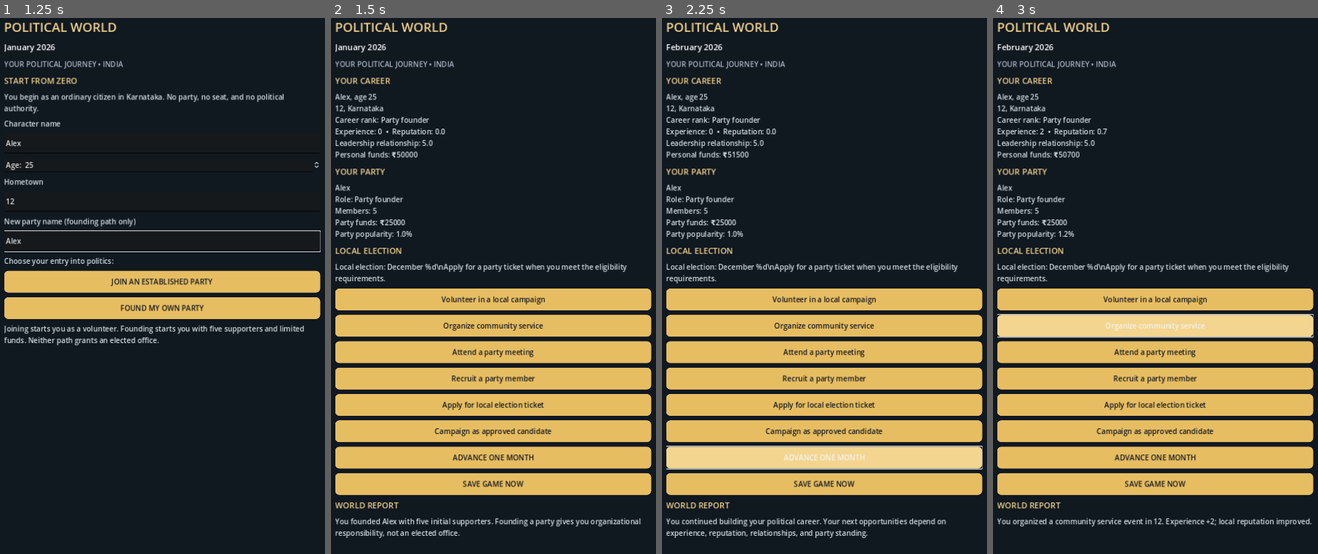
Above: before the commit, frames 1-4 (left to right).
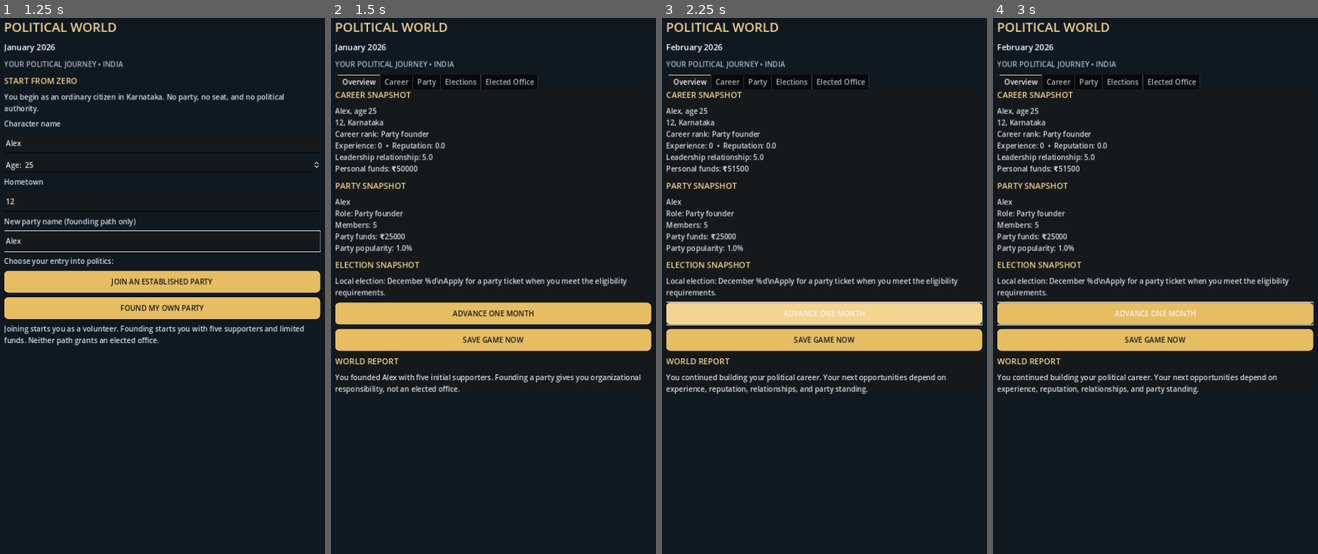
Above: after the commit, the same moments.

Repository: dhanushpoojary9740-boop/political-world
Game: Godot game, scene res://main.tscn
Two runs of this game, one before a commit and one after it. Both use one fixed random seed, a clock stepped at 60 frames per second and the inputs below.
Inputs (mouse positions are in pixels of both pictures, inside the frame that each line leads up to):
- Up to frame 1 (1.25 s): click (162, 141) at 0.52 s; type "Alex" at 0.6 s; click (162, 200) at 0.75 s; type "12" at 0.83 s; click (162, 243) at 0.98 s; type "Alex" at 1.07 s
- Up to frame 2 (1.5 s): click "FOUND MY OWN PARTY" at 1.25 s
- Up to frame 3 (2.25 s): click "ADVANCE ONE MONTH" at 2 s
- Up to frame 4 (3 s): click (1155, 323) at 2.75 s, where only the run before the commit has a clickable "Organize community service"

Frame 1 is identical in both runs. In frame 2, 34% of the frame differs, in the area x 1-99%, y 10-98%; in frame 3, 37%; in frame 4, 37%.

Commit message:
ui: organize dashboard into main tabs and nested sections

Diff:
--- a/scripts/main.gd
+++ b/scripts/main.gd
@@ -7,7 +7,7 @@
 var career_label: Label
 var party_label: Label
 var election_label: Label
-var office_box: VBoxContainer
+var office_tab: VBoxContainer
 var office_label: Label
 var office_log_label: Label
 var report_label: Label
@@ -16,7 +16,7 @@
 var city_input: LineEdit
 var party_name_input: LineEdit
 var setup_box: VBoxContainer
-var dashboard_box: VBoxContainer
+var dashboard_box: TabContainer
 
 func _ready() -> void:
     world = WorldSimulationScript.new()
@@ -69,8 +69,11 @@
     root.add_child(setup_box)
     _build_setup()
 
-    dashboard_box = VBoxContainer.new()
-    dashboard_box.add_theme_constant_override("separation", 10)
+    dashboard_box = TabContainer.new()
+    dashboard_box.size_flags_horizontal = Control.SIZE_EXPAND_FILL
+    dashboard_box.size_flags_vertical = Control.SIZE_EXPAND_FILL
+    dashboard_box.custom_minimum_size = Vector2(0, 520)
+    dashboard_box.add_theme_constant_override("side_margin", 6)
     dashboard_box.visible = false
     root.add_child(dashboard_box)
     _build_dashboard()
@@ -96,35 +99,85 @@
     _add_body(setup_box, "Joining starts you as a volunteer. Founding starts you with five supporters and limited funds. Neither path grants an elected office.")
 
 func _build_dashboard() -> void:
-    _add_section_title(dashboard_box, "YOUR CAREER")
-    career_label = _add_body(dashboard_box, "")
-    _add_section_title(dashboard_box, "YOUR PARTY")
-    party_label = _add_body(dashboard_box, "")
-    _add_section_title(dashboard_box, "LOCAL ELECTION")
-    election_label = _add_body(dashboard_box, "")
-
-    office_box = VBoxContainer.new()
-    office_box.add_theme_constant_override("separation", 8)
-    office_box.visible = false
-    dashboard_box.add_child(office_box)
-    _add_section_title(office_box, "YOUR ELECTED OFFICE")
-    office_label = _add_body(office_box, "")
-    _add_button(office_box, "Submit constituency development proposal", func(): _run_activity("office_proposal"))
-    _add_button(office_box, "Raise constituency public-service issue", func(): _run_activity("office_issue"))
-    _add_button(office_box, "Revise and resubmit returned proposal", func(): _run_activity("office_resubmit"))
-    _add_section_title(office_box, "OFFICE WORK LOG")
-    office_log_label = _add_body(office_box, "")
-
-    _add_button(dashboard_box, "Volunteer in a local campaign", func(): _run_activity("volunteer"))
-    _add_button(dashboard_box, "Organize community service", func(): _run_activity("community"))
-    _add_button(dashboard_box, "Attend a party meeting", func(): _run_activity("meeting"))
-    _add_button(dashboard_box, "Recruit a party member", func(): _run_activity("recruit"))
-    _add_button(dashboard_box, "Apply for local election ticket", func(): _run_activity("request_ticket"))
-    _add_button(dashboard_box, "Campaign as approved candidate", func(): _run_activity("campaign"))
-    _add_button(dashboard_box, "ADVANCE ONE MONTH", _on_advance_month)
-    _add_button(dashboard_box, "SAVE GAME NOW", _on_save_game)
-    _add_section_title(dashboard_box, "WORLD REPORT")
-    report_label = _add_body(dashboard_box, "Your political journey is ready to begin.")
+    var overview := _new_tab(dashboard_box, "Overview")
+    _add_section_title(overview, "CAREER SNAPSHOT")
+    career_label = _add_body(overview, "")
+    _add_section_title(overview, "PARTY SNAPSHOT")
+    party_label = _add_body(overview, "")
+    _add_section_title(overview, "ELECTION SNAPSHOT")
+    election_label = _add_body(overview, "")
+    _add_button(overview, "ADVANCE ONE MONTH", _on_advance_month)
+    _add_button(overview, "SAVE GAME NOW", _on_save_game)
+    _add_section_title(overview, "WORLD REPORT")
+    report_label = _add_body(overview, "Your political journey is ready to begin.")
+
+    var career_page := _new_tab(dashboard_box, "Career")
+    var career_tabs := TabContainer.new()
+    career_tabs.size_flags_horizontal = Control.SIZE_EXPAND_FILL
+    career_tabs.custom_minimum_size = Vector2(0, 400)
+    career_page.add_child(career_tabs)
+    var career_profile := _new_tab(career_tabs, "Profile")
+    _add_section_title(career_profile, "YOUR CAREER")
+    var career_profile_label := _add_body(career_profile, "Career details are shown on Overview.")
+    career_profile_label.text = "Your rank, experience, reputation, leadership relationship, and personal funds are summarized on Overview."
+    var career_actions := _new_tab(career_tabs, "Activities")
+    _add_section_title(career_actions, "BUILD YOUR CAREER")
+    _add_body(career_actions, "Activities improve your standing over time. Your current political role limits what you can do.")
+    _add_button(career_actions, "Volunteer in a local campaign", func(): _run_activity("volunteer"))
+    _add_button(career_actions, "Organize community service", func(): _run_activity("community"))
+    _add_button(career_actions, "Attend a party meeting", func(): _run_activity("meeting"))
+
+    var party_page := _new_tab(dashboard_box, "Party")
+    var party_tabs := TabContainer.new()
+    party_tabs.size_flags_horizontal = Control.SIZE_EXPAND_FILL
+    party_tabs.custom_minimum_size = Vector2(0, 400)
+    party_page.add_child(party_tabs)
+    var party_profile := _new_tab(party_tabs, "Party profile")
+    _add_section_title(party_profile, "YOUR PARTY")
+    _add_body(party_profile, "Party membership, funds, popularity, and your party role are summarized on Overview.")
+    var party_work := _new_tab(party_tabs, "Organization")
+    _add_section_title(party_work, "PARTY ORGANIZATION")
+    _add_body(party_work, "Grow your party through local activity and recruitment. The party's routine organization continues through the simulation.")
+    _add_button(party_work, "Recruit a party member", func(): _run_activity("recruit"))
+
+    var elections_page := _new_tab(dashboard_box, "Elections")
+    var election_tabs := TabContainer.new()
+    election_tabs.size_flags_horizontal = Control.SIZE_EXPAND_FILL
+    election_tabs.custom_minimum_size = Vector2(0, 400)
+    elections_page.add_child(election_tabs)
+    var election_status := _new_tab(election_tabs, "Election status")
+    _add_section_title(election_status, "LOCAL ELECTION")
+    _add_body(election_status, "Election date, ticket status, and result are summarized on Overview.")
+    var election_campaign := _new_tab(election_tabs, "Campaign")
+    _add_section_title(election_campaign, "CANDIDATE ACTIONS")
+    _add_body(election_campaign, "Apply when eligible. Campaigning is available only after your party approves your ticket.")
+    _add_button(election_campaign, "Apply for local election ticket", func(): _run_activity("request_ticket"))
+    _add_button(election_campaign, "Campaign as approved candidate", func(): _run_activity("campaign"))
+
+    office_tab = _new_tab(dashboard_box, "Elected Office")
+    var office_tabs := TabContainer.new()
+    office_tabs.size_flags_horizontal = Control.SIZE_EXPAND_FILL
+    office_tabs.custom_minimum_size = Vector2(0, 400)
+    office_tab.add_child(office_tabs)
+    var office_responsibilities := _new_tab(office_tabs, "Responsibilities")
+    _add_section_title(office_responsibilities, "YOUR ELECTED OFFICE")
+    office_label = _add_body(office_responsibilities, "")
+    _add_button(office_responsibilities, "Submit constituency development proposal", func(): _run_activity("office_proposal"))
+    _add_button(office_responsibilities, "Raise constituency public-service issue", func(): _run_activity("office_issue"))
+    _add_button(office_responsibilities, "Revise and resubmit returned proposal", func(): _run_activity("office_resubmit"))
+    var office_log := _new_tab(office_tabs, "Work log")
+    _add_section_title(office_log, "OFFICE WORK LOG")
+    office_log_label = _add_body(office_log, "")
+    _add_body(office_responsibilities, "Council review and routine administration remain with AI officials. Your authority is limited to representing constituents and submitting proposals or issues.")
+
+func _new_tab(parent: TabContainer, tab_title: String) -> VBoxContainer:
+    var page := VBoxContainer.new()
+    page.name = tab_title
+    page.size_flags_horizontal = Control.SIZE_EXPAND_FILL
+    page.add_theme_constant_override("separation", 10)
+    parent.add_child(page)
+    parent.set_tab_title(parent.get_tab_count() - 1, tab_title)
+    return page
 
 func _add_line_input(parent: VBoxContainer, label_text: String, placeholder_text: String) -> LineEdit:
     var label := Label.new()
@@ -222,7 +275,7 @@
         career_label.text = world.career_summary()
         party_label.text = world.party_summary()
         election_label.text = world.election_summary()
-        office_box.visible = world.has_elected_office
+        office_tab.visible = world.has_elected_office
         if world.has_elected_office:
             office_label.text = world.office_summary()
             office_log_label.text = world.office_activity_summary()
